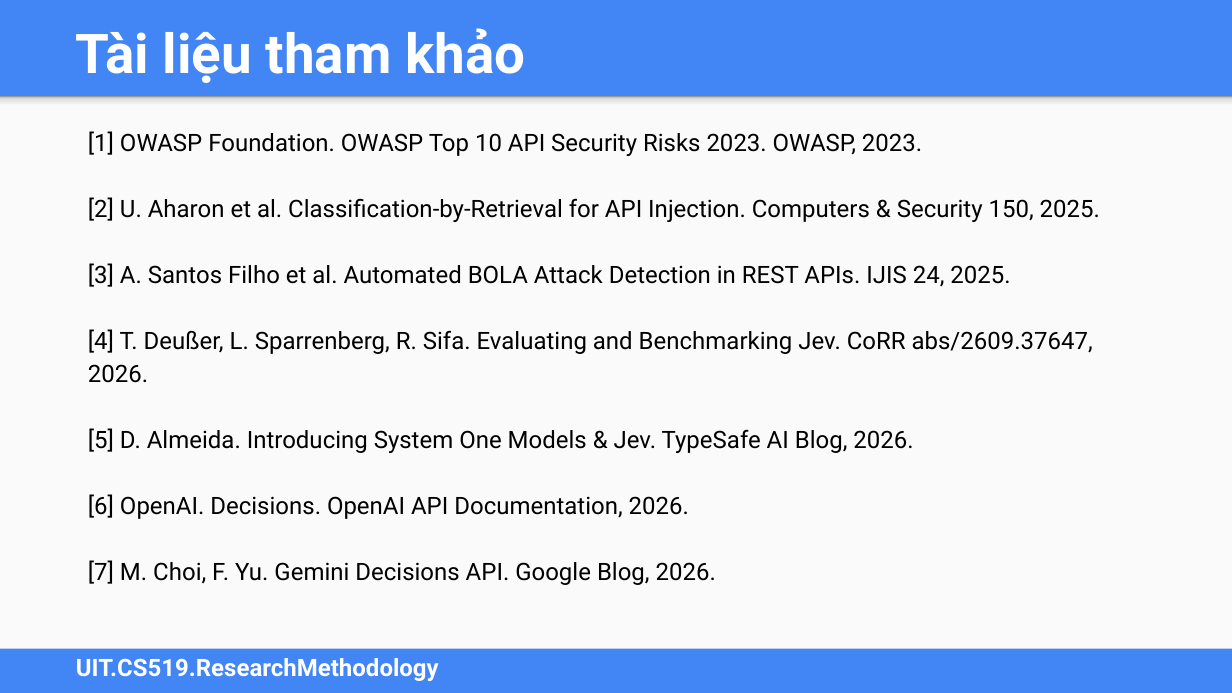
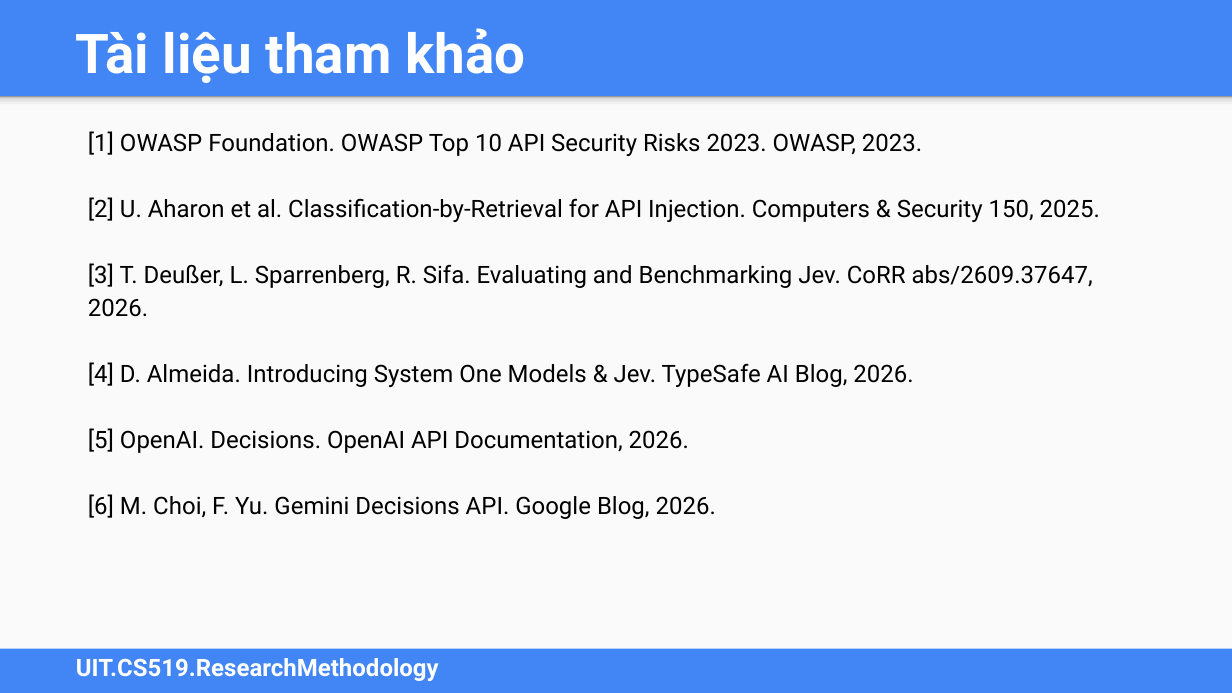
Before and after one commit to Dcode-D/CS2205-de-cuong, a slide deck: slide 9 of CS2205_API_Injection_DeCuong_Slides.pptx. Drawn at 1232x693 pixels with LibreOffice and Linux fonts; fonts in the diff are those of the drawing. Boxes give left, top, right and bottom in pixels: in the first picture for what was removed or moved away, otherwise in the second. Text is boxed around its words. In the diff, an @@ line names an element or a change of style, - is before the commit and + after.

```diff
--- a/CS2205_API_Injection_DeCuong_Slides.pptx
+++ b/CS2205_API_Injection_DeCuong_Slides.pptx
@@ text at [88, 263, 1093, 519]: text changed @@
-[3] A. Santos Filho et al. Automated BOLA Attack Detection in REST APIs. IJIS 24, 2025.
-[4] T. Deußer, L. Sparrenberg, R. Sifa. Evaluating and Benchmarking Jev. CoRR abs/2609.37647, 2026.
-[5] D. Almeida. Introducing System One Models & Jev. TypeSafe AI Blog, 2026.
-[6] OpenAI. Decisions. OpenAI API Documentation, 2026.
-[7] M. Choi, F. Yu. Gemini Decisions API. Google Blog, 2026.
+[3] T. Deußer, L. Sparrenberg, R. Sifa. Evaluating and Benchmarking Jev. CoRR abs/2609.37647, 2026.
+[4] D. Almeida. Introducing System One Models & Jev. TypeSafe AI Blog, 2026.
+[5] OpenAI. Decisions. OpenAI API Documentation, 2026.
+[6] M. Choi, F. Yu. Gemini Decisions API. Google Blog, 2026.
```
Also in this commit, not shown: 1 other slide changed, 3 other files.
